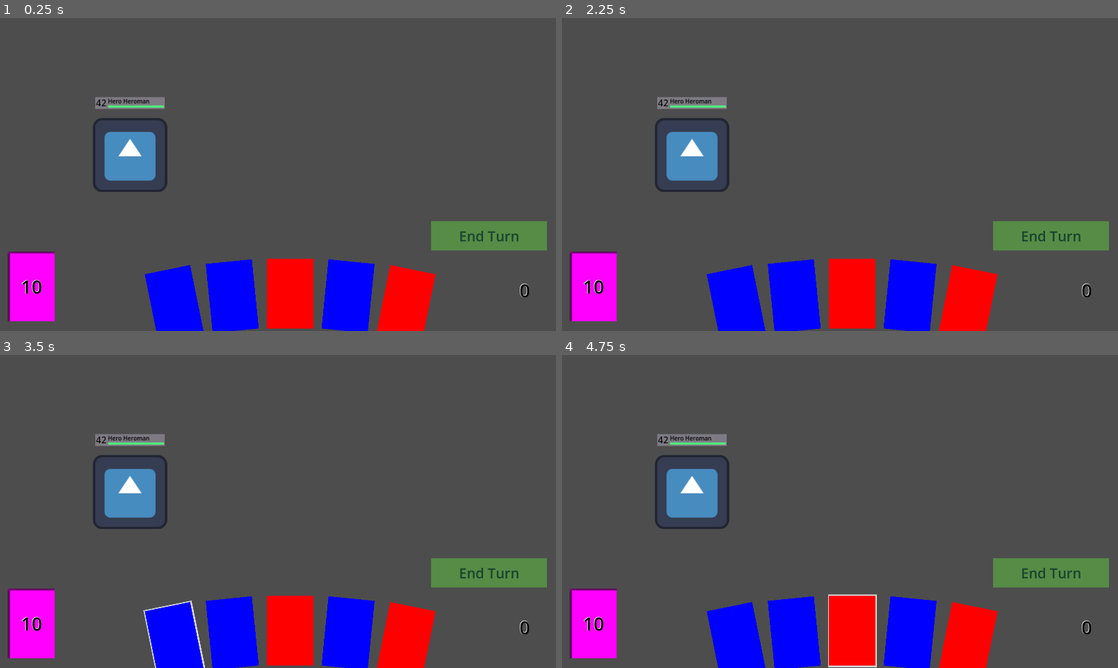
Above: before the commit, frames 1-4 (two rows, left to right).
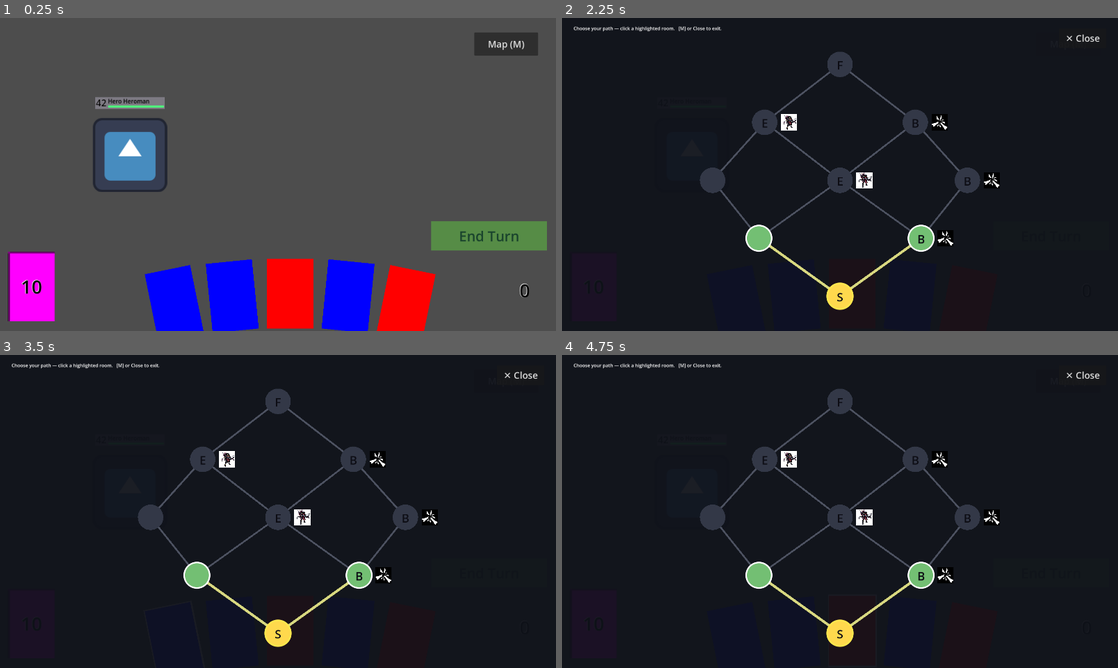
Above: after the commit, the same moments.

Repository: jacob-miller-hq/gmtk-2026
Game: Godot game, scene res://Scenes/combat.tscn
Two runs of this game, one before a commit and one after it. Both use one fixed random seed, a clock stepped at 60 frames per second and the inputs below. The engine's default icon, where the game draws it, is replaced by a stand-in: a white triangle on a blue panel in a dark square.
Inputs (mouse positions are in pixels of both pictures, inside the frame that each line leads up to):
- Up to frame 1 (0.25 s): no input
- Up to frame 2 (2.25 s): click (1067, 43) at 0.5 s, where only the run after the commit has a clickable "Map (M)"; click (1067, 43) at 1.25 s, where only the run after the commit has a clickable "Map (M)"; click (1067, 43) at 2 s, where only the run after the commit has a clickable "Map (M)"
- Up to frame 3 (3.5 s): tap A at 2.75 s; move the mouse to (172, 639) at 2.77 s; click (172, 639) at 2.92 s
- Up to frame 4 (4.75 s): tap A at 3.5, 4.25 s; move the mouse to (795, 633) at 3.52 s; click (795, 633) at 3.67 s; move the mouse to (851, 630) at 4.27 s; click (851, 630) at 4.42 s

The runs differ from the first frame. In frame 1, 0.8% of the frame differs, in the area x 85-97%, y 4-12%; in frame 2, 99%; in frame 3, 99%; in frame 4, 99%, in the area x 0-100%, y 0-100%.

Commit message:
Added map

Diff:
--- a/Scenes/combat.tscn
+++ b/Scenes/combat.tscn
@@ -4,6 +4,7 @@
 [ext_resource type="PackedScene" uid="uid://y38llheoj46j" path="res://Scenes/hand.tscn" id="1_7jmb3"]
 [ext_resource type="PackedScene" uid="uid://cdbx3l14rju36" path="res://Scenes/hero.tscn" id="2_fe60u"]
 [ext_resource type="PackedScene" uid="uid://bkkrab8k18iqw" path="res://Scenes/pile.tscn" id="4_ubpar"]
+[ext_resource type="PackedScene" uid="uid://vtp2khnxr2km" path="res://Scenes/map.tscn" id="5_map0"]
 
 [sub_resource type="LabelSettings" id="LabelSettings_ubpar"]
 font_size = 48
@@ -56,4 +57,15 @@
 horizontal_alignment = 1
 vertical_alignment = 1
 
+[node name="MapButton" type="Button" parent="." unique_id=1431220152]
+offset_left = 1638.0
+offset_top = 50.0
+offset_right = 1858.0
+offset_bottom = 130.0
+theme_override_font_sizes/font_size = 32
+text = "Map (M)"
+
+[node name="Map" parent="." unique_id=1430202992 instance=ExtResource("5_map0")]
+
 [connection signal="gui_input" from="NextTurn" to="." method="_on_next_turn_gui_input"]
+[connection signal="pressed" from="MapButton" to="Map" method="toggle"]
--- /dev/null
+++ b/Scenes/map.gd
@@ -0,0 +1,134 @@
+extends CanvasLayer
+
+## Full-screen, toggleable Slay-the-Spire-style map.
+##
+## Toggle with the `toggle_map` action (bound to M below if you haven't set
+## one up). The player occupies one room and may only move to rooms that are
+## DIRECTLY connected to it. Picking a room emits `room_chosen` — connect that
+## in combat.gd to actually start the chosen encounter.
+
+signal room_chosen(room: MapRoom)
+
+@onready var content: Node2D = $Content  # pan/zoom pivot — keeps this scroll-ready
+
+# --- Map definition -------------------------------------------------------
+# id, screen position, type, and the ids it leads to.
+const MAP := [
+
+	{ "id": "start", "pos": Vector2(960, 960), "type": "start",  "to": ["a1", "a2"] },
+	{ "id": "a1",    "pos": Vector2(680, 760), "type": "combat", "to": ["b1", "b2"] },
+	{ "id": "a2",    "pos": Vector2(1240, 760), "type": "bones", "to": ["b2", "b3"] },
+
+	{ "id": "b1",    "pos": Vector2(520, 560), "type": "_", "to": ["c1"] },
+	{ "id": "b2",    "pos": Vector2(960, 560), "type": "elite",  "to": ["c1", "c2"] },
+	{ "id": "b3",    "pos": Vector2(1400, 560), "type": "bones", "to": ["c2"] },
+
+	{ "id": "c1",    "pos": Vector2(700, 360), "type": "elite",   "to": ["boss"] },
+	{ "id": "c2",    "pos": Vector2(1220, 360), "type": "bones", "to": ["boss"] },
+
+	{ "id": "boss",  "pos": Vector2(960, 160), "type": "finish",   "to": [] },
+]
+
+var _rooms: Dictionary = {}   # id -> MapRoom
+var _edges: Array = []        # { line, from, to }
+var _current: MapRoom
+
+
+func _ready() -> void:
+	_ensure_input_action()
+	hide()
+	_build_map()
+	_set_current(_rooms["start"])
+
+
+func _unhandled_input(event: InputEvent) -> void:
+	if event.is_action_pressed("toggle_map"):
+		toggle()
+		get_viewport().set_input_as_handled()
+
+
+## Public API — call these from a button, combat.gd, anywhere.
+func toggle() -> void:
+	visible = not visible
+
+
+func open() -> void:
+	visible = true
+
+
+func close() -> void:
+	visible = false
+
+
+# Register M as the toggle key at runtime if the project doesn't already
+# define `toggle_map` in Project Settings > Input Map. Add it there to rebind.
+func _ensure_input_action() -> void:
+	if not InputMap.has_action("toggle_map"):
+		InputMap.add_action("toggle_map")
+		var ev := InputEventKey.new()
+		ev.physical_keycode = KEY_M
+		InputMap.action_add_event("toggle_map", ev)
+
+
+# --- Construction ---------------------------------------------------------
+func _build_map() -> void:
+	# Pass 1: create every room node.
+	for data in MAP:
+		var room := MapRoom.new()
+		room.name = data["id"]
+		room.position = data["pos"]
+		room.room_type = data["type"]
+		room.z_index = 1  # draw rooms above the connector lines
+		content.add_child(room)
+		room.selected.connect(_on_room_selected)
+		_rooms[data["id"]] = room
+
+	# Pass 2: wire exits and draw a connector line for each edge.
+	for data in MAP:
+		var from_room: MapRoom = _rooms[data["id"]]
+		for to_id in data["to"]:
+			var to_room: MapRoom = _rooms[to_id]
+			from_room.exits.append(to_room)
+
+			var line := Line2D.new()
+			line.points = PackedVector2Array([from_room.position, to_room.position])
+			line.width = 6.0
+			line.default_color = Color(0.3, 0.32, 0.38)
+			content.add_child(line)
+			_edges.append({ "line": line, "from": from_room, "to": to_room })
+
+
+# --- Movement / state -----------------------------------------------------
+func _on_room_selected(room: MapRoom) -> void:
+	_set_current(room)
+	room_chosen.emit(room)
+	# TODO: hand off to combat here, e.g. start an encounter from room.room_type.
+
+
+func _set_current(room: MapRoom) -> void:
+	if _current and _current != room:
+		_current.set_state(MapRoom.State.VISITED)
+	_current = room
+	_refresh_states()
+
+
+func _refresh_states() -> void:
+	# Lock everything that isn't the current room or already cleared...
+	for id in _rooms:
+		var r: MapRoom = _rooms[id]
+		if r != _current and r.state != MapRoom.State.VISITED:
+			r.set_state(MapRoom.State.LOCKED)
+
+	# ...mark where the player is...
+	_current.set_state(MapRoom.State.CURRENT)
+
+	# ...and open up only the rooms directly connected to it.
+	for to_room in _current.exits:
+		if to_room.state != MapRoom.State.VISITED:
+			to_room.set_state(MapRoom.State.REACHABLE)
+
+	# Highlight the edges leaving the current room.
+	for e in _edges:
+		var active: bool = e["from"] == _current
+		e["line"].default_color = Color(0.85, 0.85, 0.5) if active else Color(0.3, 0.32, 0.38)
+		e["line"].width = 9.0 if active else 6.0
--- /dev/null
+++ b/Scenes/map.tscn
@@ -0,0 +1,38 @@
+[gd_scene format=3 uid="uid://vtp2khnxr2km"]
+
+[ext_resource type="Script" uid="uid://sji67ococ8is" path="res://Scenes/map.gd" id="1_map"]
+
+[node name="Map" type="CanvasLayer" unique_id=1340297010]
+script = ExtResource("1_map")
+
+[node name="Background" type="ColorRect" parent="." unique_id=1797458819]
+anchors_preset = 15
+anchor_right = 1.0
+anchor_bottom = 1.0
+grow_horizontal = 2
+grow_vertical = 2
+mouse_filter = 2
+color = Color(0.06, 0.07, 0.1, 0.95)
+
+[node name="Hint" type="Label" parent="." unique_id=955324830]
+offset_left = 40.0
+offset_top = 24.0
+offset_right = 1200.0
+offset_bottom = 60.0
+text = "Choose your path — click a highlighted room.   [M] or Close to exit."
+
+[node name="Content" type="Node2D" parent="." unique_id=919367655]
+
+[node name="CloseButton" type="Button" parent="." unique_id=1598571838]
+anchors_preset = 1
+anchor_left = 1.0
+anchor_right = 1.0
+offset_left = -204.0
+offset_top = 36.0
+offset_right = -40.0
+offset_bottom = 104.0
+grow_horizontal = 0
+theme_override_font_sizes/font_size = 32
+text = "✕ Close"
+
+[connection signal="pressed" from="CloseButton" to="." method="close"]
--- /dev/null
+++ b/Scenes/room.gd
@@ -0,0 +1,105 @@
+class_name MapRoom
+extends Area2D
+
+## A single node on the map. Emits `selected` when the player clicks it
+## while it is REACHABLE from their current room.
+## For now I have it drawing itself as a colored circle, with an attached icon.
+
+enum State { LOCKED, REACHABLE, CURRENT, VISITED }
+
+signal selected(room: MapRoom)
+
+const RADIUS := 44.0
+
+const TYPE_ICONS := {
+	"bones": preload("res://Sprites/bones.png"),
+	"elite": preload("res://Sprites/elite.png"),
+}
+
+const ICON_SIZE := 56.0
+
+## start / combat / elite / boss / rest / shop
+@export var room_type: String = "combat"
+
+## Rooms you can travel TO from here. Directed edges = no backtracking.
+var exits: Array[MapRoom] = []
+var state: State = State.LOCKED
+
+var _hovered := false
+
+
+func _ready() -> void:
+	# Build the clickable area
+	input_pickable = true
+	var shape := CollisionShape2D.new()
+	var circle := CircleShape2D.new()
+	circle.radius = RADIUS
+	shape.shape = circle
+	add_child(shape)
+
+	input_event.connect(_on_input_event)
+	mouse_entered.connect(func() -> void:
+		_hovered = true
+		queue_redraw())
+	mouse_exited.connect(func() -> void:
+		_hovered = false
+		queue_redraw())
+
+
+func set_state(s: State) -> void:
+	state = s
+	queue_redraw()
+
+
+func _on_input_event(_viewport: Node, event: InputEvent, _shape_idx: int) -> void:
+	if event is InputEventMouseButton \
+	and event.button_index == MOUSE_BUTTON_LEFT \
+	and event.pressed \
+	and state == State.REACHABLE:
+		selected.emit(self)
+
+
+func _draw() -> void:
+	var fill := _state_color()
+	if _hovered and state == State.REACHABLE:
+		fill = fill.lightened(0.25)
+
+	draw_circle(Vector2.ZERO, RADIUS, fill)
+
+	# A bright ring makes the current room and the valid choices pop.
+	if state == State.REACHABLE:
+		draw_arc(Vector2.ZERO, RADIUS, 0.0, TAU, 48, Color.WHITE, 4.0, true)
+	elif state == State.CURRENT:
+		draw_arc(Vector2.ZERO, RADIUS, 0.0, TAU, 48, Color(1, 0.9, 0.3), 5.0, true)
+
+	# Type glyph in the middle.
+	var glyph := _type_glyph()
+	if glyph != "":
+		var font := ThemeDB.fallback_font
+		var font_size := 40
+		var size := font.get_string_size(glyph, HORIZONTAL_ALIGNMENT_CENTER, -1, font_size)
+		draw_string(font, Vector2(-size.x / 2.0, size.y / 3.0), glyph,
+			HORIZONTAL_ALIGNMENT_CENTER, -1, font_size, Color(0.05, 0.05, 0.08))
+
+	# Decorative icons
+	if TYPE_ICONS.has(room_type):
+		var tex: Texture2D = TYPE_ICONS[room_type]
+		var rect := Rect2(RADIUS + 12.0, -ICON_SIZE / 2.0, ICON_SIZE, ICON_SIZE)
+		draw_texture_rect(tex, rect, false)
+
+
+func _state_color() -> Color:
+	match state:
+		State.CURRENT:   return Color(1.0, 0.85, 0.3)    # gold  – you are here
+		State.REACHABLE: return Color(0.45, 0.75, 0.45)  # green – you may go here
+		State.VISITED:   return Color(0.35, 0.4, 0.4)    # grey  – already cleared
+		_:               return Color(0.2, 0.22, 0.28)   # dark  – locked / unknown
+
+
+func _type_glyph() -> String:
+	match room_type:
+		"start":  return "S"
+		"elite":  return "E"
+		"bones":  return "B"
+		"finish": return "F"
+		_:        return ""  # plain combat room
Not shown, added: Scenes/map.gd.uid
Not shown, added: Scenes/room.gd.uid
Binary file added: Sprites/bones.png
Not shown, added: Sprites/bones.png.import
Binary file added: Sprites/elite.png
Not shown, added: Sprites/elite.png.import
